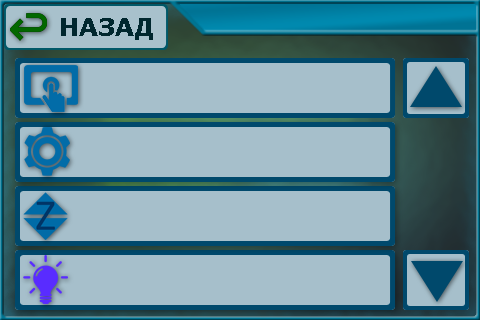
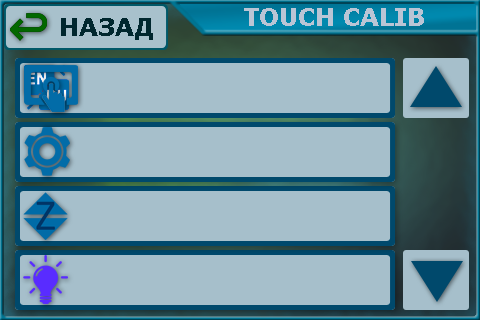
The second (480, 320) image is a revision of the first. Changes to its layers:
showed "Lang icon" over box(24, 65, 69, 110)
hid "Down frame" over box(403, 250, 469, 310)
hid "Up frame" over box(403, 58, 469, 118)
renamed "СЕРВИС" to "TOUCH CALIB", showed it, painted on it over box(244, 8, 424, 26)
